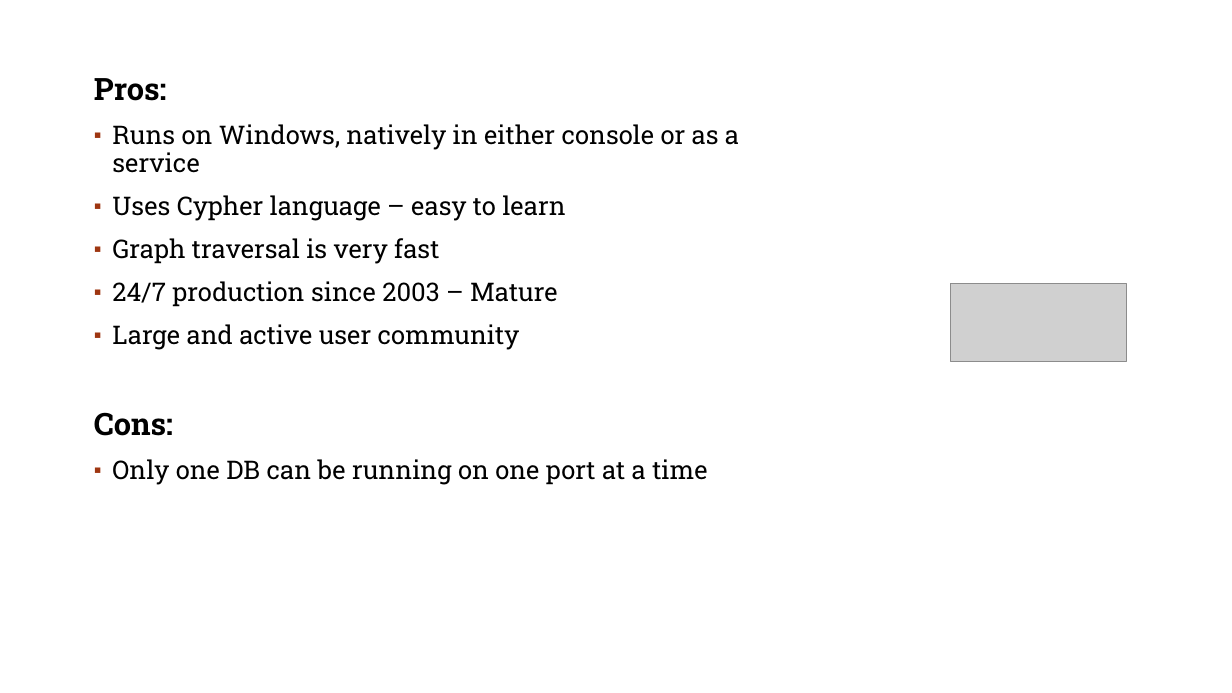
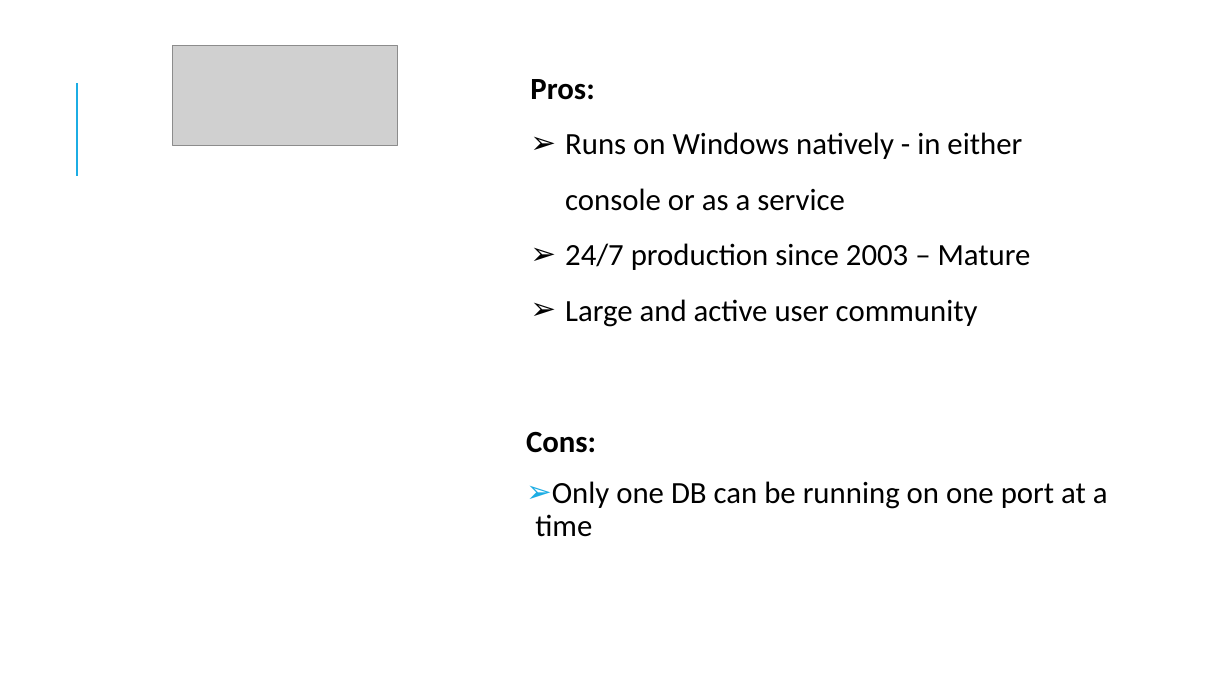
Before and after one commit to jenparker1975/Diabook, a slide deck: slide 12 of presentation/Graph DBs.pptx (slide 7 before the commit). Drawn at 1232x693 pixels with LibreOffice and Linux fonts; fonts in the diff are those of the drawing; grey boxes stand for pictures; background and template pictures are left out. Boxes give left, top, right and bottom in pixels: in the first picture for what was removed or moved away, otherwise in the second. Text is boxed around its words. In the diff, an @@ line names an element or a change of style, - is before the commit and + after.

Commit message:
updated presentation

```diff
--- a/presentation/Graph DBs.pptx
+++ b/presentation/Graph DBs.pptx
@@ picture: place and size @@
-picture at box(951, 284, 1127, 361)
+picture at box(173, 45, 397, 145)
@@ line added from (77, 176) to (77, 83), #1CADE4 1.5 pt @@
@@ text at box(94, 78, 739, 350): paragraphs removed @@
-Pros:
-▪ Runs on Windows, natively in either console or as a service
-▪ Uses Cypher language – easy to learn
-▪ Graph traversal is very fast
-▪ 24/7 production since 2003 – Mature
-▪ Large and active user community
@@ text added at box(530, 79, 1031, 327), 24 pt, text #000000 @@
+Pros:
+➢ Runs on Windows natively - in either console or as a service
+➢ 24/7 production since 2003 – Mature
+➢ Large and active user community
@@ text "Cons:": place and size @@
-text "Cons:" at box(94, 78, 739, 485)
+text "Cons:" at box(526, 431, 1108, 537)
@@ text "Cons:" at box(526, 431, 1108, 537): font Roboto Slab to Calibri; size 20 to 24 pt in "Only one DB can be running on ..."; more space between paragraphs; bullet ▪ to ➢; bullet colour #9E3611 to #1CADE4 @@
```
Also in this commit, not shown: 28 other slides changed, 14 slides added, 1 slide removed, 5 other files.
